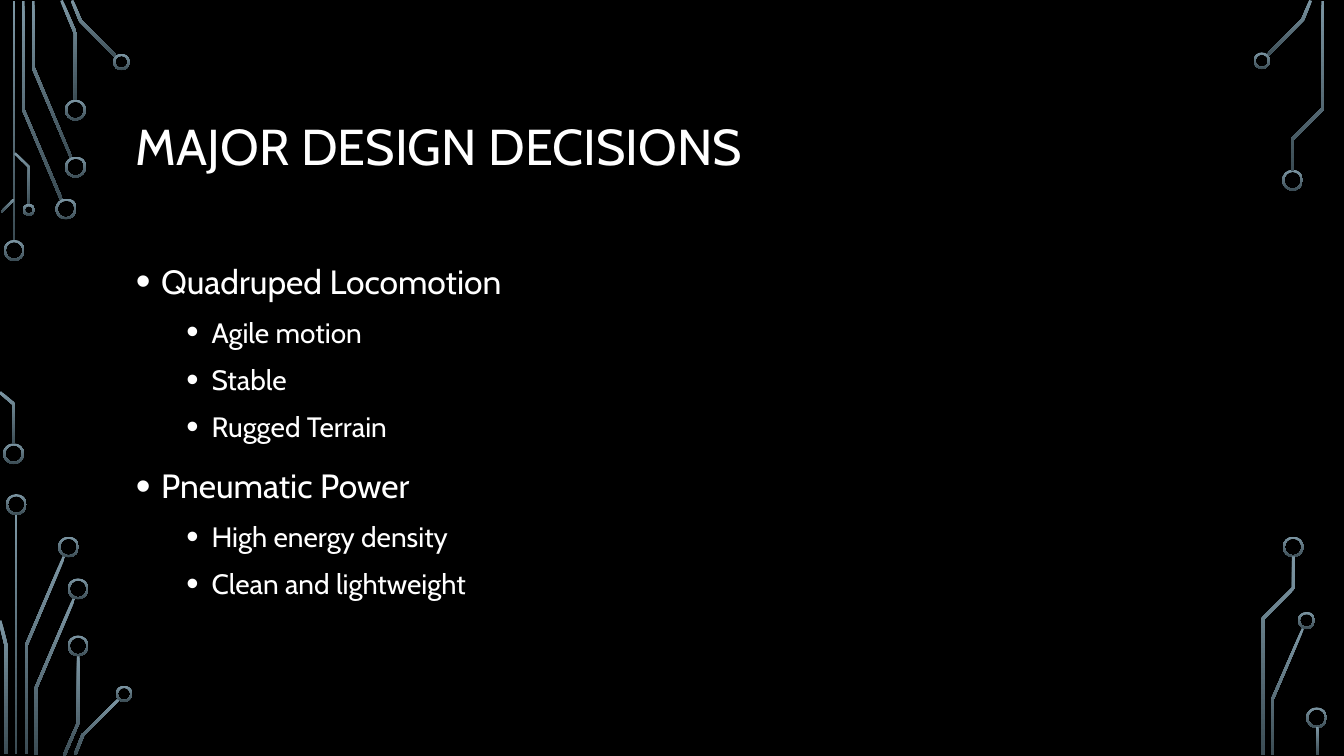
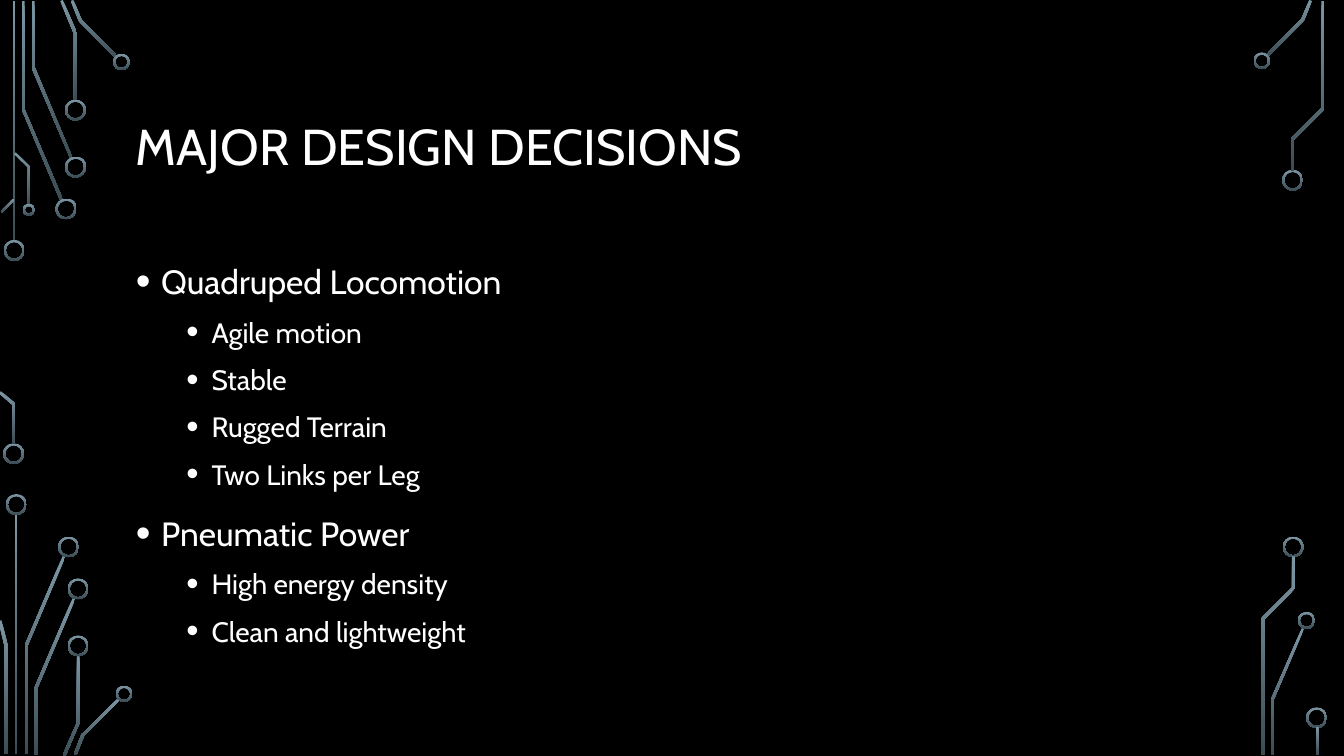
Before and after one commit to Logiant/AgileRoboticControls, a slide deck: slide 3 of Documentation/Presentation/Design Powerpoint.pptx. Drawn at 1344x756 pixels with LibreOffice and Linux fonts; fonts in the diff are those of the drawing; background and template pictures are left out. Boxes give left, top, right and bottom in pixels: in the first picture for what was removed or moved away, otherwise in the second. Text is boxed around its words. In the diff, an @@ line names an element or a change of style, - is before the commit and + after.

```diff
--- a/Documentation/Presentation/Design Powerpoint.pptx
+++ b/Documentation/Presentation/Design Powerpoint.pptx
@@ text at (212,464,420,491): paragraph added @@
+  • Two Links per Leg
```
Also in this commit, not shown: 4 other slides changed, 1 slide added.
